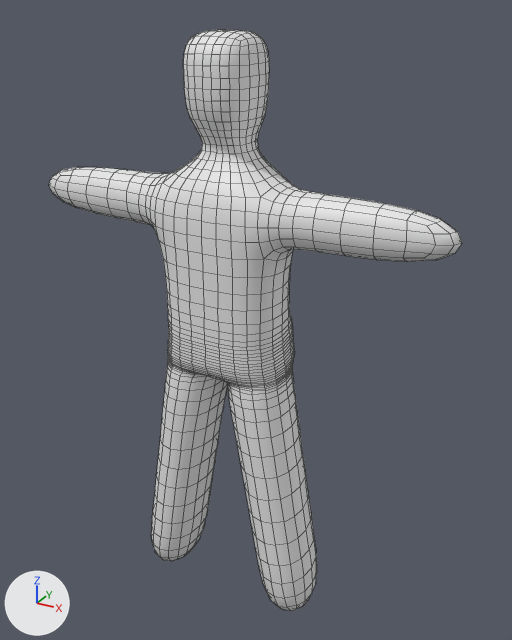
What one commit did to the Blender file Blender/character.blend.
Camera for both pictures: a 50 mm camera at (1.079, -1.779, 1.987) aimed at (0.046, 0.1, 1.047). Lighting does not change. The marker at lower left points along +X, +Y and +Z. Mesh edges are drawn as thin lines.

The first picture shows 'Character'.
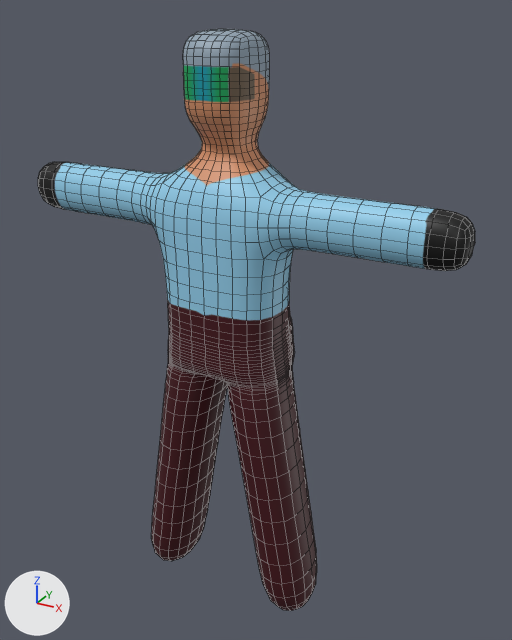
Edits to the bpy script that builds the scene:
```text
Add img_character_png:
    img_character_png = load_image('character.png', '../Game/Assets/Textures/character.png', 1000, 2000, 'sRGB')
Add mat_character:
    mat_character = principled_material('Character')
    mat_character.texture = img_character_png
Change me_cube_001:
    used by ob_character; location = (0.0, 0.0, 0.0)
    remove me_cube_001.from_pydata(...)  # 78 vertices, 65 faces; spans x -0.74..0.0, y -0.14..0.25, z 0.0..1.94
    add me_cube_001.from_pydata(...)  # 86 vertices, 72 faces; spans x -0.74..0.0, y -0.14..0.25, z 0.0..1.94
    me_cube_001 part 1
    7 faces are deleted
    4 vertices in x -0.11..0.0, y -0.11..0.14, z 1.82 move by (0.0, 0.0, 0.03)
    8 vertices are added at x -0.62..0.0, y -0.11..0.14, z 1.35..1.77
    14 new faces join them, smooth
    me_cube_001 part 2: 58 faces spanning x -0.74..0.0, y -0.14..0.25, z 0.0..1.94 switch from no material to mat_character (picture img_character_png)
```

Boxes (x1, y1, x2, y2) around the edits, measured in the pictures (512 x 640 px):
'Character', reshaped
    before: (49, 30, 462, 611)
    after: (38, 29, 475, 611)
part 1 of me_cube_001, built on
    before: (54, 36, 441, 262)
    after: (38, 35, 472, 271)
part 2 of me_cube_001, recoloured
    both: (133, 125, 321, 611)
